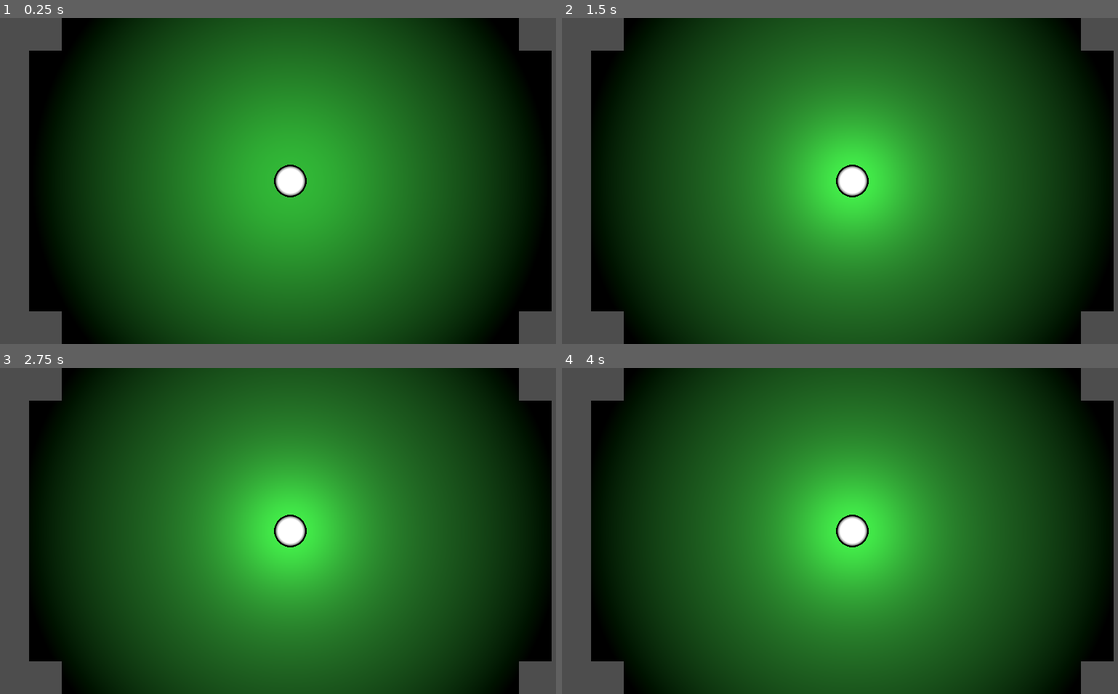
Above: before the commit, frames 1-4 (two rows, left to right).
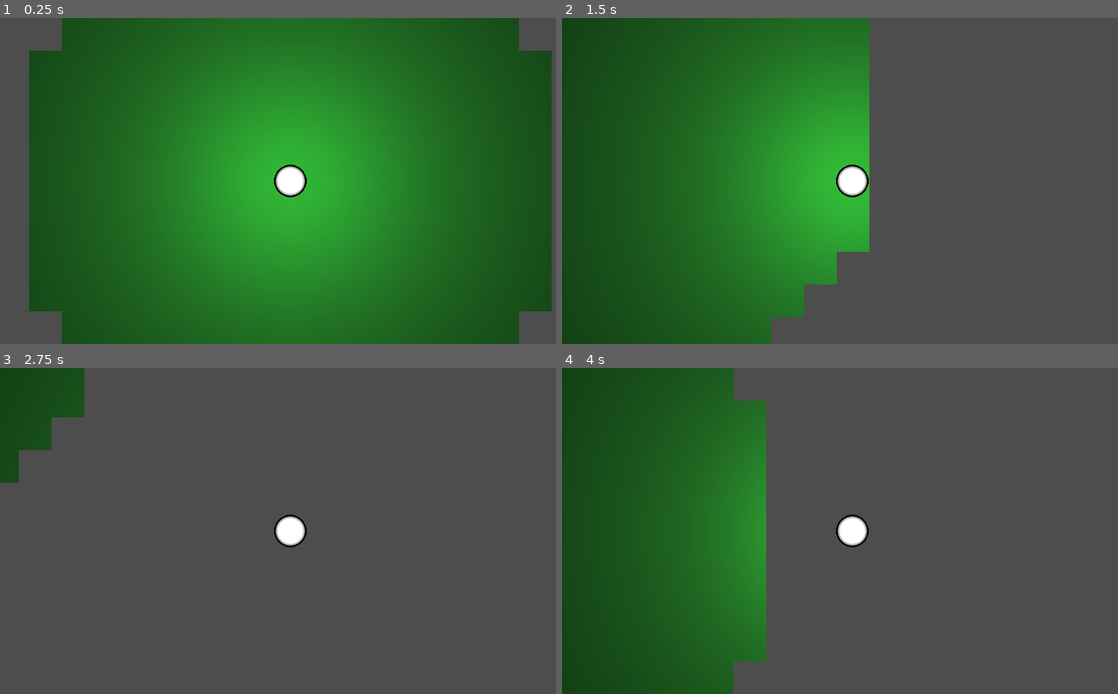
Above: after the commit, the same moments.

Repository: to-jajav33/flowingRPG
Game: Godot game, scene res://main/main.tscn
Two runs of this game, one before a commit and one after it. Both use one fixed random seed, a clock stepped at 60 frames per second and the inputs below.
Inputs:
- Up to frame 1 (0.25 s): no input
- Up to frame 2 (1.5 s): hold Right (ui_right) 0.53-1.28 s; hold Down (ui_down) from 1.28 s (still down)
- Up to frame 3 (2.75 s): release Down (ui_down) at 2.03 s; hold Right (ui_right) from 2.03 s (still down)
- Up to frame 4 (4 s): release Right (ui_right) at 2.78 s; hold Up (ui_up) 2.78-3.53 s; hold Left (ui_left) from 3.53 s (still down)

The runs differ from the first frame. In frame 1, 40% of the frame differs, in the area x 5-100%, y 0-100%; in frame 2, 73%; in frame 3, 93%, in the area x 0-100%, y 0-100%; in frame 4, 86%.

Commit message:
adding player movement and increased light

Diff:
--- /dev/null
+++ b/main/components/main_character.gd
@@ -0,0 +1,20 @@
+extends RigidBody3D
+
+const SPEED = 10.0;
+var dir = Vector3.ZERO;
+
+# Called when the node enters the scene tree for the first time.
+func _ready():
+	set_process(false);
+	set_physics_process(true);
+	pass # Replace with function body.
+
+
+# Called every frame. 'delta' is the elapsed time since the previous frame.
+func _physics_process(delta):
+	dir.z = (Input.get_action_strength("ui_down") - Input.get_action_strength("ui_up"));
+	dir.x = (Input.get_action_strength("ui_right") - Input.get_action_strength("ui_left"));
+
+	var finalVel = dir * SPEED;
+	self.apply_central_force((finalVel - self.linear_velocity) / delta);
+	pass
--- /dev/null
+++ b/main/components/main_character.tscn
@@ -0,0 +1,29 @@
+[gd_scene load_steps=3 format=3 uid="uid://c4kgghoffdd0l"]
+
+[ext_resource type="Script" path="res://main/components/main_character.gd" id="1_rj8xb"]
+
+[sub_resource type="SphereShape3D" id="SphereShape3D_3fpq6"]
+
+[node name="main_character" type="RigidBody3D"]
+transform = Transform3D(1, 0, 0, 0, 1, 0, 0, 0, 1, 0, 2.11199, 0)
+can_sleep = false
+lock_rotation = true
+script = ExtResource("1_rj8xb")
+
+[node name="CollisionShape3D" type="CollisionShape3D" parent="."]
+shape = SubResource("SphereShape3D_3fpq6")
+
+[node name="CSGSphere3D" type="CSGSphere3D" parent="."]
+radial_segments = 32
+rings = 32
+
+[node name="Camera3D" type="Camera3D" parent="."]
+transform = Transform3D(1, 0, 0, 0, -4.37114e-08, 1, 0, -1, -4.37114e-08, 0, 2.64242, 0)
+projection = 1
+current = true
+size = 10.0
+
+[node name="omnilight3d" type="OmniLight3D" parent="Camera3D"]
+transform = Transform3D(1, 0, 0, 0, 1, 0, 0, 0, 1, 0, 6.24322e-08, -1.42828)
+light_energy = 9.835
+omni_range = 20.0
--- a/main/main.tscn
+++ b/main/main.tscn
@@ -1,8 +1,7 @@
 [gd_scene load_steps=3 format=3 uid="uid://cdgfwx43ysrr3"]
 
 [ext_resource type="MeshLibrary" uid="uid://con2ofpkrw0pj" path="res://main/tiles/tiles.tres" id="1_urqb3"]
-
-[sub_resource type="SphereShape3D" id="SphereShape3D_3fpq6"]
+[ext_resource type="PackedScene" uid="uid://c4kgghoffdd0l" path="res://main/components/main_character.tscn" id="2_kv3hd"]
 
 [node name="main" type="Control"]
 layout_mode = 3
@@ -12,30 +11,12 @@
 grow_horizontal = 2
 grow_vertical = 2
 
+[node name="title_screen" type="Control" parent="."]
+anchors_preset = 0
+offset_right = 40.0
+offset_bottom = 40.0
+
 [node name="level" type="Node3D" parent="."]
-
-[node name="main_character" type="RigidBody3D" parent="level"]
-transform = Transform3D(1, 0, 0, 0, 1, 0, 0, 0, 1, 0, 2.11199, 0)
-can_sleep = false
-lock_rotation = true
-
-[node name="CollisionShape3D" type="CollisionShape3D" parent="level/main_character"]
-shape = SubResource("SphereShape3D_3fpq6")
-
-[node name="CSGSphere3D" type="CSGSphere3D" parent="level/main_character"]
-radial_segments = 32
-rings = 32
-
-[node name="Camera3D" type="Camera3D" parent="level/main_character"]
-transform = Transform3D(1, 0, 0, 0, -4.37114e-08, 1, 0, -1, -4.37114e-08, 0, 2.64242, 0)
-projection = 1
-current = true
-size = 10.0
-
-[node name="omnilight3d" type="OmniLight3D" parent="level/main_character/Camera3D"]
-transform = Transform3D(1, 0, 0, 0, 1, 0, 0, 0, 1, 0, 6.24322e-08, -1.42828)
-light_energy = 9.835
-omni_range = 8.706
 
 [node name="grid" type="GridMap" parent="level"]
 mesh_library = ExtResource("1_urqb3")
@@ -44,3 +25,7 @@
 "cells": PackedInt32Array(-1, 0, 0, -1, 65535, 0, -65536, 65535, 0, -65535, 65535, 0, -65535, 0, 0, -65536, 0, 0, -1, 1 …(2930 unchanged characters)…
 }
 metadata/_editor_floor_ = Vector3(0, -1, 0)
+
+[node name="main_character" parent="level" instance=ExtResource("2_kv3hd")]
+
+[node name="coop" type="StaticBody3D" parent="level"]
